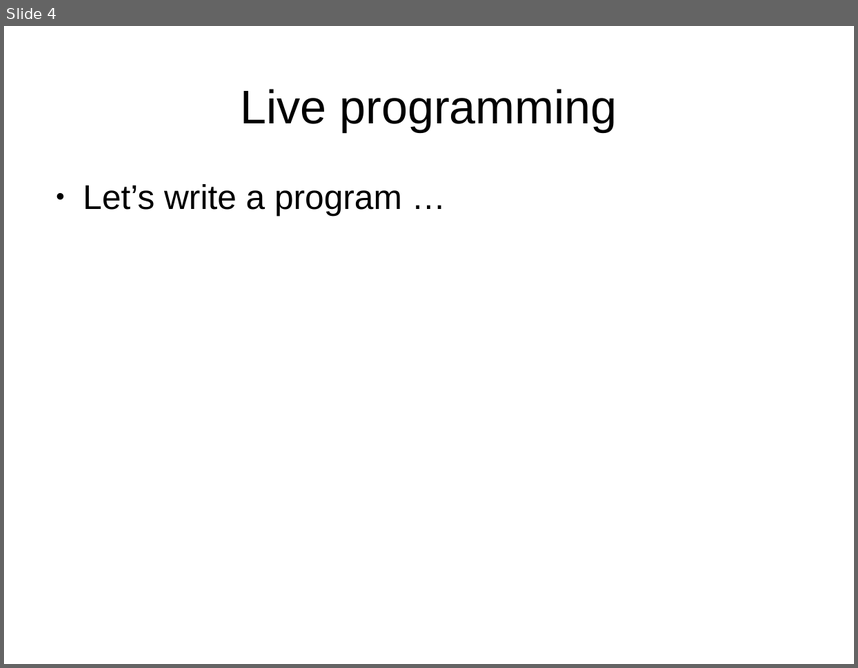
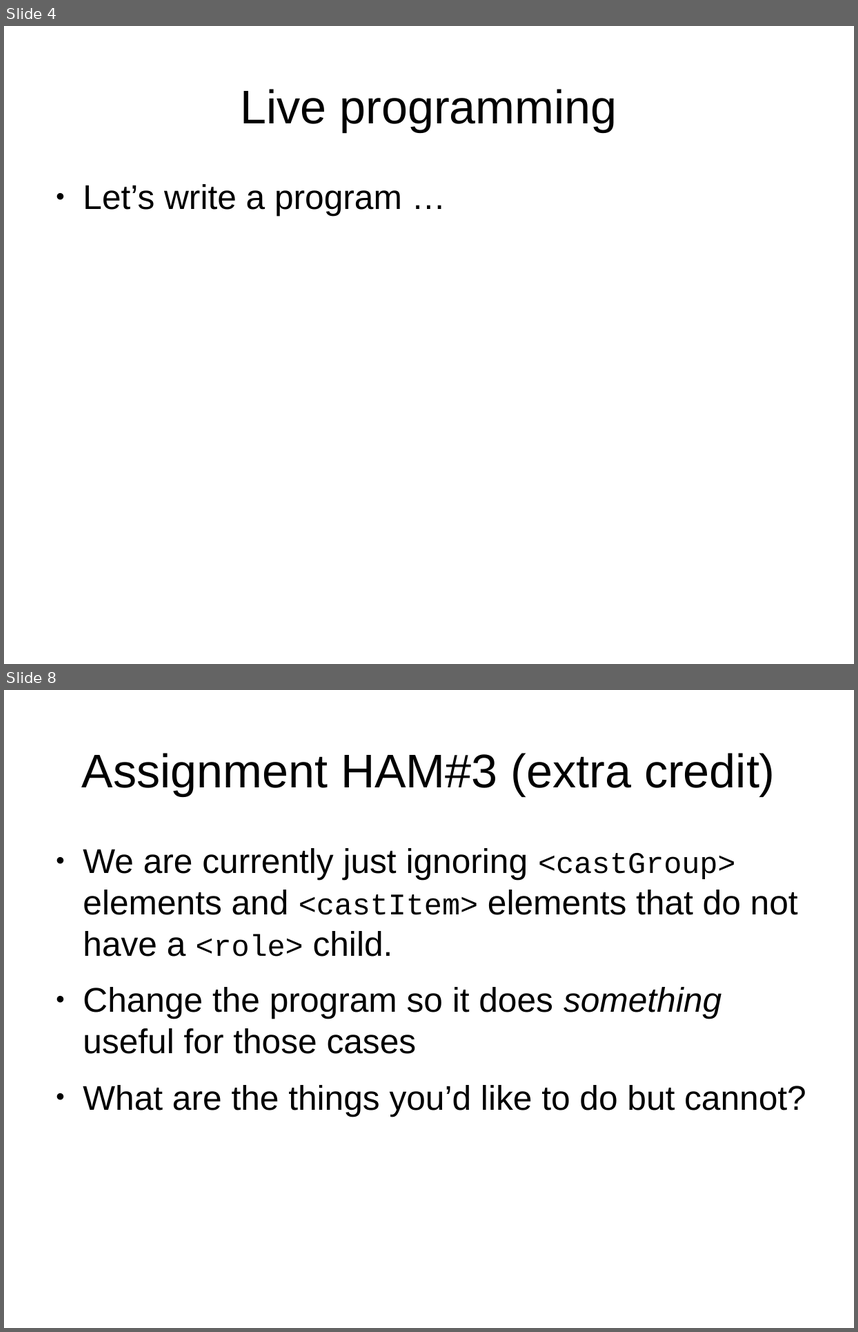
Before and after one commit to martindholmes/XSLT_workshops, a slide deck: intro/presentations/07_Hamlet_in_HTML.odp. Shown one above the other, each under a label of ours: slide 4 before the commit, slides 4 and 8 after it; the slides between them are not shown. The pictures are 858x668 and 858x1332 pixels, drawn with LibreOffice and Linux fonts; fonts in the diff are those of the drawing. Boxes give left, top, right and bottom in pixels: in the first picture for what was removed or moved away, otherwise in the second. Text is boxed around its words. In the diff, an @@ line names an element or a change of style, - is before the commit and + after.

```diff
--- a/intro/presentations/07_Hamlet_in_HTML.odp
+++ b/intro/presentations/07_Hamlet_in_HTML.odp
@@ slide 8 added at (4, 690, 854, 1328), background #FFFFFF @@
@@ title added at (82, 753, 775, 796), 44 pt, text #000000 @@
+Assignment HAM#3 (extra credit)
@@ text added at (83, 848, 806, 1116), 32 pt, text #000000 @@
+● We are currently just ignoring <castGroup> elements and <castItem> elements that do not have a <role> child.
+● Change the program so it does something useful for those cases
+● What are the things you’d like to do but cannot?
```
Also in this commit, not shown: 1 slide changed, 2 other slides added, 1 other file.
